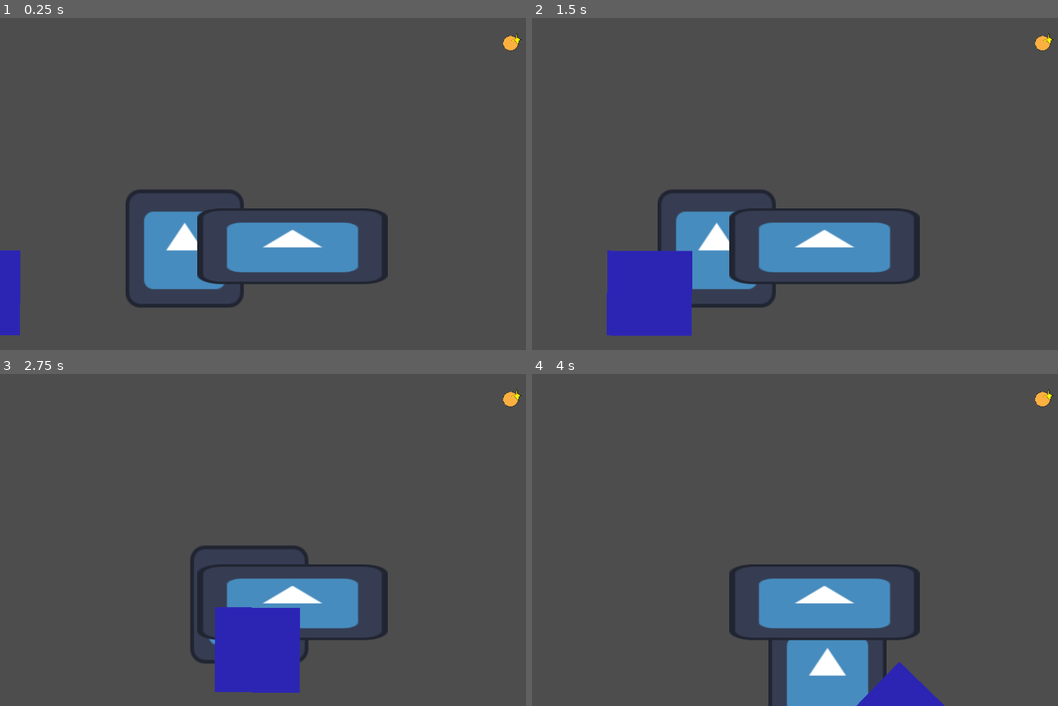
Above: before the commit, frames 1-4 (two rows, left to right).
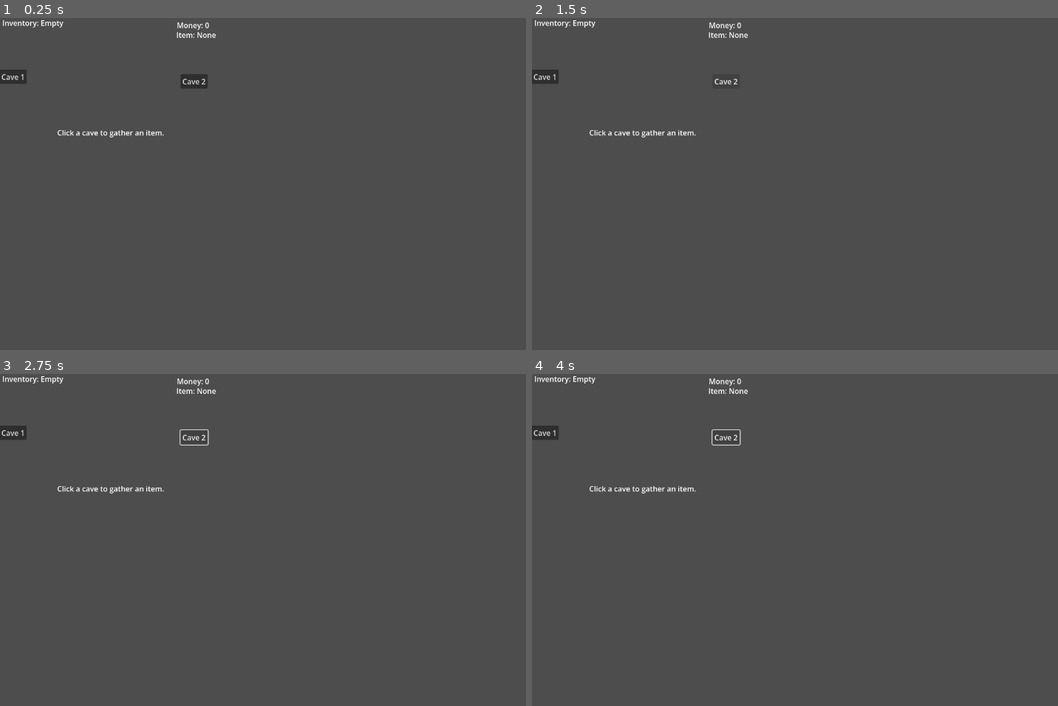
Above: after the commit, the same moments.

Repository: waterbird0/Art386_Project3
Game: Godot game, scene res://scenes/main_ui.tscn
The game is run twice, just before and just after one commit, with the same random seed, the same clock (stepped at 60 frames per second) and the same inputs. Before the commit the project starts from res://main.tscn. The engine's default icon, where the game draws it, is replaced by a stand-in: a white triangle on a blue panel in a dark square.
Inputs (mouse positions are in pixels of both pictures, inside the frame that each line leads up to):
- Up to frame 1 (0.25 s): no input
- Up to frame 2 (1.5 s): click (547, 77) at 0.5 s, where only the run after the commit has a clickable "Cave 1"; click (726, 81) at 1.25 s, where only the run after the commit has a clickable "Cave 2"
- Up to frame 3 (2.75 s): tap A at 2 s; hold Right (ui_right) from 2.03 s (still down); tap E (interact) at 2.1 s
- Up to frame 4 (4 s): tap A at 2.75, 3.5 s; release Right (ui_right) at 2.78 s; hold Down (ui_down) 2.78-3.53 s; tap E (interact) at 2.85, 3.6 s; hold Right (ui_right) from 3.53 s (still down)

The runs differ from the first frame. In frame 1, 10% of the frame differs, in the area x 0-100%, y 0-96%; in frame 2, 13%; in frame 3, 9.5%; in frame 4, 10%.

Commit message:
01
updated

Diff:
--- a/main.tscn
+++ /dev/null
@@ -1,43 +0,0 @@
-[gd_scene format=3 uid="uid://d05esoihxfaeq"]
-
-[ext_resource type="Script" uid="uid://dlupn162u1jgj" path="res://player.gd" id="1_glv2v"]
-[ext_resource type="PackedScene" uid="uid://drxgh6obw0nyc" path="res://item.tscn" id="2_r0du0"]
-[ext_resource type="Texture2D" uid="uid://igpkl3bwd2ml" path="res://icon.svg" id="4_cm0pq"]
-[ext_resource type="PackedScene" uid="uid://c0nex2jes41uy" path="res://customer.tscn" id="5_fos0i"]
-
-[sub_resource type="RectangleShape2D" id="RectangleShape2D_rxg2q"]
-
-[node name="Node2D" type="Node2D" unique_id=611316477]
-
-[node name="player" type="CharacterBody2D" parent="." unique_id=1132045356]
-position = Vector2(200, 200)
-script = ExtResource("1_glv2v")
-
-[node name="CollisionShape2D" type="CollisionShape2D" parent="player" unique_id=527137855]
-shape = SubResource("RectangleShape2D_rxg2q")
-debug_color = Color(0.8, 0.3529412, 0.6039216, 0.81960785)
-
-[node name="Sprite2D" type="Sprite2D" parent="player" unique_id=52282693]
-position = Vector2(200, 300)
-scale = Vector2(2, 2)
-texture = ExtResource("4_cm0pq")
-
-[node name="item" parent="." unique_id=1517269143 instance=ExtResource("2_r0du0")]
-position = Vector2(1110, 50)
-item_name = "Coin"
-
-[node name="Table" type="Sprite2D" parent="." unique_id=894916009]
-position = Vector2(633.5, 495)
-scale = Vector2(3.2265623, 1.2812498)
-texture = ExtResource("4_cm0pq")
-
-[node name="Customer Temp" parent="." unique_id=1197130464 instance=ExtResource("5_fos0i")]
-position = Vector2(573, 247)
-
-[node name="Path2D" parent="Customer Temp" index="0" unique_id=1594749577]
-position = Vector2(-343, 341)
-
-[node name="AnimationPlayer" parent="Customer Temp" index="1" unique_id=734950868]
-autoplay = &"progress"
-
-[editable path="Customer Temp"]
--- a/player.gd
+++ /dev/null
@@ -1,18 +0,0 @@
-extends CharacterBody2D
-
-var speed = 200
-
-func _physics_process(delta):
-	var direction = Vector2.ZERO
-
-	if Input.is_action_pressed("ui_right"):
-		direction.x += 1
-	if Input.is_action_pressed("ui_left"):
-		direction.x -= 1
-	if Input.is_action_pressed("ui_down"):
-		direction.y += 1
-	if Input.is_action_pressed("ui_up"):
-		direction.y -= 1
-
-	velocity = direction.normalized() * speed
-	move_and_slide()
--- a/project.godot
+++ b/project.godot
@@ -11,7 +11,7 @@
 [application]
 
 config/name="Art386Project3"
-run/main_scene="uid://d05esoihxfaeq"
+run/main_scene="uid://boawy7e12mnm6"
 config/features=PackedStringArray("4.6", "GL Compatibility")
 config/icon="res://icon.svg"
 
--- a/BackgroundTemp.tscn
+++ b/scenes/BackgroundTemp.tscn
@@ -1,6 +1,6 @@
 [gd_scene format=3 uid="uid://dh6wrwnnf8ywe"]
 
-[ext_resource type="Texture2D" uid="uid://c18p6oivp15e5" path="res://Temp Assets/CozyDesert/CozyDesert.png" id="1_vmwkq"]
+[ext_resource type="Texture2D" uid="uid://c18p6oivp15e5" path="res://assets/CozyDesert/CozyDesert.png" id="1_vmwkq"]
 
 [node name="Node2D" type="Node2D" unique_id=1608760585]
 
--- a/Main.tscn
+++ b/scenes/Main.tscn
@@ -1,9 +1,9 @@
-[gd_scene format=3 uid="uid://d05esoihxfaeq"]
+[gd_scene format=3 uid="uid://csl0lpspe8rfk"]
 
-[ext_resource type="Script" uid="uid://dlupn162u1jgj" path="res://player.gd" id="1_glv2v"]
-[ext_resource type="PackedScene" uid="uid://drxgh6obw0nyc" path="res://item.tscn" id="2_r0du0"]
+[ext_resource type="Script" uid="uid://dlupn162u1jgj" path="res://scripts/player.gd" id="1_glv2v"]
+[ext_resource type="PackedScene" uid="uid://drxgh6obw0nyc" path="res://scenes/item.tscn" id="2_r0du0"]
 [ext_resource type="Texture2D" uid="uid://igpkl3bwd2ml" path="res://icon.svg" id="4_cm0pq"]
-[ext_resource type="PackedScene" uid="uid://c0nex2jes41uy" path="res://customer.tscn" id="5_fos0i"]
+[ext_resource type="PackedScene" uid="uid://c0nex2jes41uy" path="res://scenes/customer.tscn" id="5_fos0i"]
 
 [sub_resource type="RectangleShape2D" id="RectangleShape2D_rxg2q"]
 
@@ -18,7 +18,7 @@
 debug_color = Color(0.8, 0.3529412, 0.6039216, 0.81960785)
 
 [node name="Sprite2D" type="Sprite2D" parent="player" unique_id=52282693]
-position = Vector2(200, 300)
+position = Vector2(99, 144)
 scale = Vector2(2, 2)
 texture = ExtResource("4_cm0pq")
 
--- a/customer.tscn
+++ b/scenes/customer.tscn
@@ -1,6 +1,6 @@
 [gd_scene format=3 uid="uid://c0nex2jes41uy"]
 
-[ext_resource type="Texture2D" uid="uid://ddtnuop4l3hvt" path="res://Temp Assets/blue-square-image-3.png" id="2_f7asb"]
+[ext_resource type="Texture2D" uid="uid://ddtnuop4l3hvt" path="res://assets/blue-square-image-3.png" id="2_f7asb"]
 
 [sub_resource type="Curve2D" id="Curve2D_7tiyv"]
 _data = {
--- a/item.tscn
+++ b/scenes/item.tscn
@@ -1,7 +1,7 @@
 [gd_scene format=3 uid="uid://drxgh6obw0nyc"]
 
-[ext_resource type="Script" uid="uid://fbfwidb16t5c" path="res://item.gd" id="1_tnite"]
-[ext_resource type="Texture2D" uid="uid://c4pvu5absh77c" path="res://COIN.png" id="2_ttk8k"]
+[ext_resource type="Script" uid="uid://fbfwidb16t5c" path="res://scripts/item.gd" id="1_tnite"]
+[ext_resource type="Texture2D" uid="uid://c4pvu5absh77c" path="res://assets/COIN.png" id="2_ttk8k"]
 
 [sub_resource type="RectangleShape2D" id="RectangleShape2D_ttk8k"]
 
--- /dev/null
+++ b/scenes/main_ui.tscn
@@ -0,0 +1,72 @@
+[gd_scene format=3 uid="uid://boawy7e12mnm6"]
+
+[ext_resource type="Script" uid="uid://bywt6r3ygnbaw" path="res://scripts/main_ui.gd" id="1_fnul3"]
+
+[node name="MainUI" type="Control" unique_id=1698500038]
+layout_mode = 3
+anchors_preset = 15
+anchor_right = 1.0
+anchor_bottom = 1.0
+offset_right = 846.0
+offset_bottom = 512.0
+grow_horizontal = 2
+grow_vertical = 2
+script = ExtResource("1_fnul3")
+
+[node name="Background" type="TextureRect" parent="." unique_id=887161938]
+layout_mode = 0
+offset_left = 9.0
+offset_top = 7.0
+offset_right = 49.0
+offset_bottom = 47.0
+
+[node name="CaveButton1" type="Button" parent="." unique_id=319512954]
+layout_mode = 0
+offset_left = -1.0
+offset_top = 112.0
+offset_right = 58.0
+offset_bottom = 143.0
+text = "Cave 1"
+
+[node name="CaveButton2" type="Button" parent="." unique_id=552659291]
+layout_mode = 0
+offset_left = 391.0
+offset_top = 122.0
+offset_right = 450.0
+offset_bottom = 153.0
+text = "Cave 2"
+
+[node name="MoneyLabel" type="Label" parent="." unique_id=897449068]
+layout_mode = 0
+offset_left = 383.0
+offset_top = 4.0
+offset_right = 454.0
+offset_bottom = 27.0
+text = "Money: 0"
+
+[node name="ItemLabel" type="Label" parent="." unique_id=663209311]
+layout_mode = 0
+offset_left = 382.0
+offset_top = 25.0
+offset_right = 468.0
+offset_bottom = 48.0
+text = "Item: None"
+
+[node name="MessageLabel" type="Label" parent="." unique_id=1386512830]
+layout_mode = 0
+offset_left = 124.0
+offset_top = 237.0
+offset_right = 356.0
+offset_bottom = 260.0
+text = "Click a cave to gather an item."
+
+[node name="InventoryLabel" type="Label" parent="." unique_id=1783420643]
+layout_mode = 0
+offset_left = 5.0
+offset_top = -1.0
+offset_right = 138.0
+offset_bottom = 48.0
+text = "Inventory: Empty"
+
+[connection signal="pressed" from="CaveButton1" to="." method="_on_cave_button_1_pressed"]
+[connection signal="pressed" from="CaveButton2" to="." method="_on_cave_button_2_pressed"]
--- /dev/null
+++ b/scripts/main_ui.gd
@@ -0,0 +1,41 @@
+extends Control
+
+var money = 0
+var inventory = []
+var max_items = 4
+
+func update_ui():
+	$MoneyLabel.text = "Money: " + str(money)
+
+	if inventory.size() == 0:
+		$InventoryLabel.text = "Inventory: Empty"
+	else:
+		$InventoryLabel.text = "Inventory: " + ", ".join(inventory)
+
+func _ready():
+	update_ui()
+	$MessageLabel.text = "Click a cave to gather an item."
+
+func add_item(item_name):
+	if inventory.size() < max_items:
+		inventory.append(item_name)
+		$MessageLabel.text = "You found a " + item_name + "."
+	else:
+		$MessageLabel.text = "Inventory Full."
+
+	update_ui()
+
+func _on_cave_button1_pressed():
+	add_item("Stone")
+
+func _on_cave_button2_pressed():
+	add_item("Bone")
+
+func _on_drop_button_pressed():
+	if inventory.size() > 0:
+		var removed_item = inventory.pop_back()
+		$MessageLabel.text = "Dropped " + removed_item + "."
+	else:
+		$MessageLabel.text = "Inventory is empty."
+
+	update_ui()
--- /dev/null
+++ b/scripts/player.gd
@@ -0,0 +1,41 @@
+extends Control
+
+var money = 0
+var held_item = ""
+
+func update_ui():
+	$MoneyLabel.text = "Money: " + str(money)
+
+	if held_item == "":
+		$ItemLabel.text = "Item: None"
+	else:
+		$ItemLabel.text = "Item: " + held_item
+
+func _ready():
+	update_ui()
+	$MessageLabel.text = "Click a cave to gather an item."
+
+func _on_cave_button1_pressed():
+	if held_item == "":
+		held_item = "Stone"
+		$MessageLabel.text = "You found a Stone."
+	else:
+		$MessageLabel.text = "You can only carry one item."
+	update_ui()
+
+func _on_cave_button2_pressed():
+	if held_item == "":
+		held_item = "Bone"
+		$MessageLabel.text = "You found a Bone."
+	else:
+		$MessageLabel.text = "You can only carry one item."
+	update_ui()
+
+func _on_sell_button_pressed():
+	if held_item != "":
+		money += 10
+		$MessageLabel.text = "Sold " + held_item + " for 10 coins."
+		held_item = ""
+	else:
+		$MessageLabel.text = "You have nothing to sell."
+	update_ui()
Renamed: COIN.png -> assets/COIN.png
Not shown, changed: assets/COIN.png.import
Renamed: Temp Assets/CozyDesert/CozyDesert.png -> assets/CozyDesert/CozyDesert.png
Not shown, changed: assets/CozyDesert/CozyDesert.png.import
Renamed: Temp Assets/CozyDesert/CozyDesert.svg -> assets/CozyDesert/CozyDesert.svg
Not shown, changed: assets/CozyDesert/CozyDesert.svg.import
Renamed: Temp Assets/CozyDesert/ReadMe.txt -> assets/CozyDesert/ReadMe.txt
Renamed: Temp Assets/blue-square-image-3.png -> assets/blue-square-image-3.png
Not shown, changed: assets/blue-square-image-3.png.import
Not shown: 1 places in scenes/node_2d.tscn that only renumber resources
Renamed: item.gd -> scripts/item.gd
Renamed: item.gd.uid -> scripts/item.gd.uid
(and 2 more such lines)
